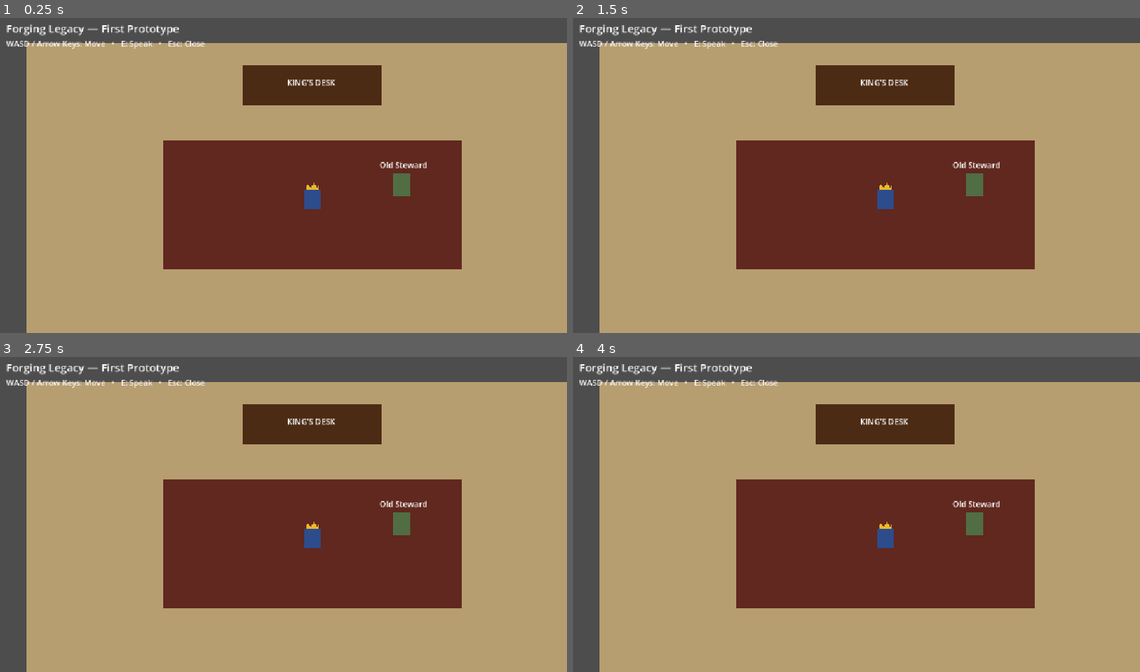
Above: before the commit, frames 1-4 (two rows, left to right).
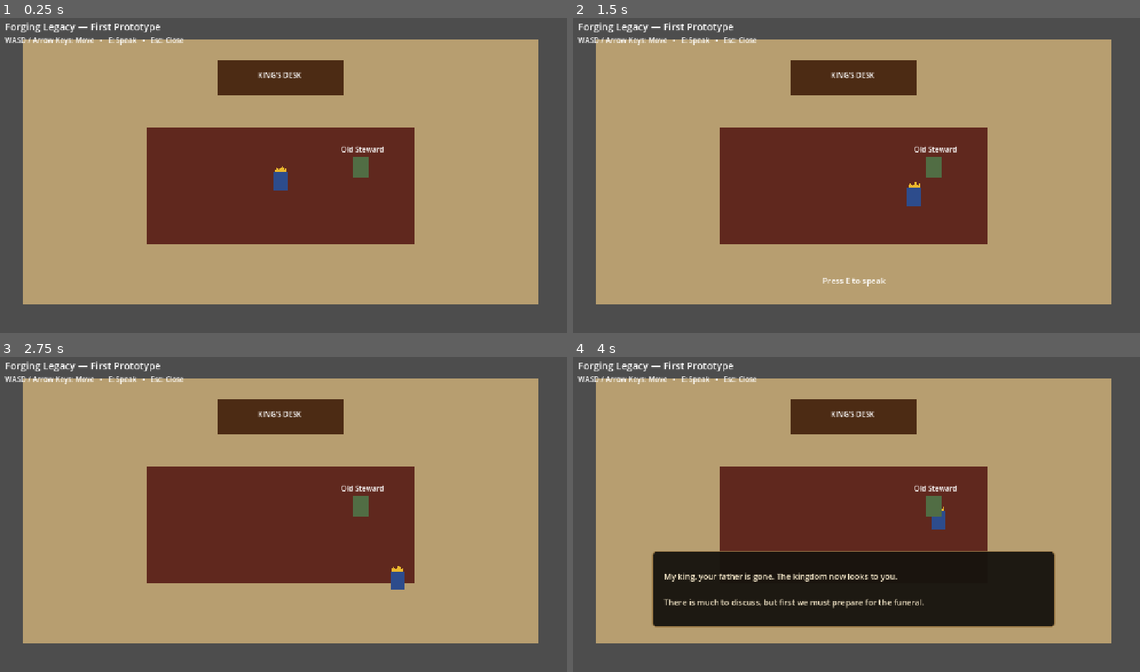
Above: after the commit, the same moments.

Repository: thomasmcanerney-gif/forging-legacy-game
Game: Godot game, scene res://scenes/main.tscn
Two runs of this game, one before a commit and one after it. Both use one fixed random seed, a clock stepped at 60 frames per second and the inputs below. Before the commit the project has no main scene; this scene is started directly in both runs.
Inputs:
- Up to frame 1 (0.25 s): no input
- Up to frame 2 (1.5 s): tap Enter at 0.5 s; hold D (move_right, bound only after the commit) 0.53-1.28 s; tap E (interact, bound only after the commit) at 0.6, 1.25, 1.35 s; hold S (move_down, bound only after the commit) from 1.28 s (still down)
- Up to frame 3 (2.75 s): release S (move_down, bound only after the commit) at 2.03 s; hold D (move_right, bound only after the commit) from 2.03 s (still down); tap E (interact, bound only after the commit) at 2.1 s
- Up to frame 4 (4 s): release D (move_right, bound only after the commit) at 2.78 s; hold W (move_up, bound only after the commit) 2.78-3.53 s; tap E (interact, bound only after the commit) at 2.85, 3.6 s; hold A (move_left, bound only after the commit) from 3.53 s (still down)

The runs differ from the first frame. In frame 1, 28% of the frame differs, in the area x 0-100%, y 1-100%; in frame 2, 29%; in frame 3, 28%; in frame 4, 40%.

Commit message:
Configure first playable prototype

Diff:
--- a/project.godot
+++ b/project.godot
@@ -11,13 +11,41 @@
 [application]
 
 config/name="Forging Legacy Game"
+run/main_scene="res://scenes/main.tscn"
 config/features=PackedStringArray("4.7", "Forward Plus")
 config/icon="res://icon.svg"
 
 [display]
 
+window/size/viewport_width=1280
+window/size/viewport_height=720
+window/size/window_width_override=1280
+window/size/window_height_override=720
 window/stretch/mode="canvas_items"
 window/stretch/aspect="expand"
+
+[input]
+
+move_left={
+"deadzone": 0.5,
+"events": [Object(InputEventKey,"physical_keycode":65), Object(InputEventKey,"physical_keycode":4194311)]
+}
+move_right={
+"deadzone": 0.5,
+"events": [Object(InputEventKey,"physical_keycode":68), Object(InputEventKey,"physical_keycode":4194313)]
+}
+move_up={
+"deadzone": 0.5,
+"events": [Object(InputEventKey,"physical_keycode":87), Object(InputEventKey,"physical_keycode":4194320)]
+}
+move_down={
+"deadzone": 0.5,
+"events": [Object(InputEventKey,"physical_keycode":83), Object(InputEventKey,"physical_keycode":4194322)]
+}
+interact={
+"deadzone": 0.5,
+"events": [Object(InputEventKey,"physical_keycode":69)]
+}
 
 [physics]
 
